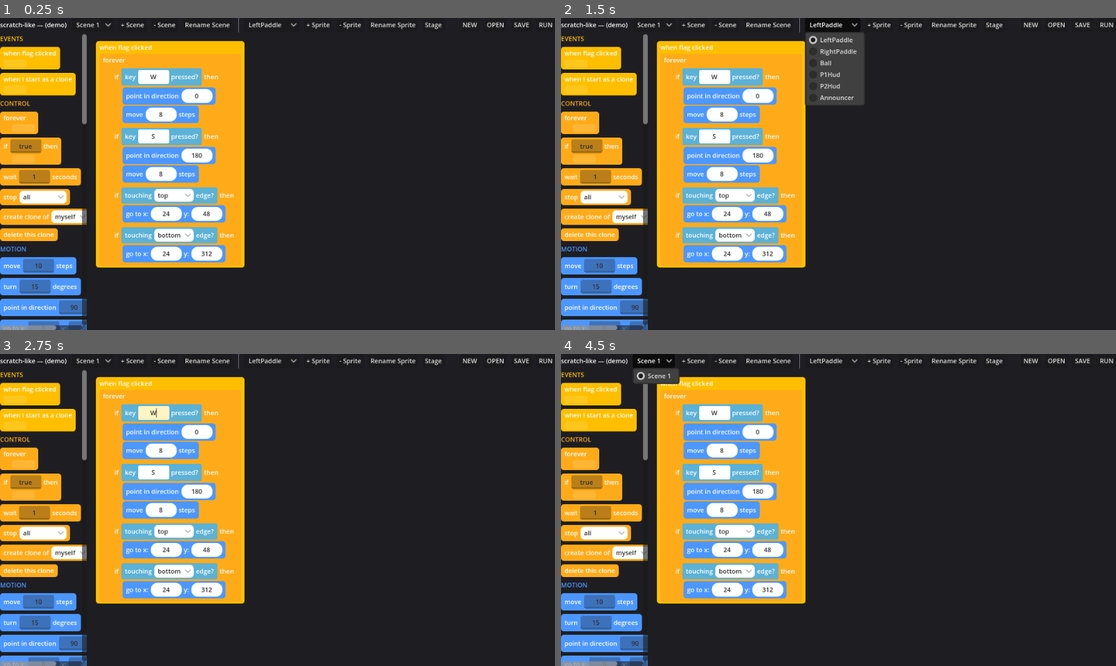
Above: before the commit, frames 1-4 (two rows, left to right).
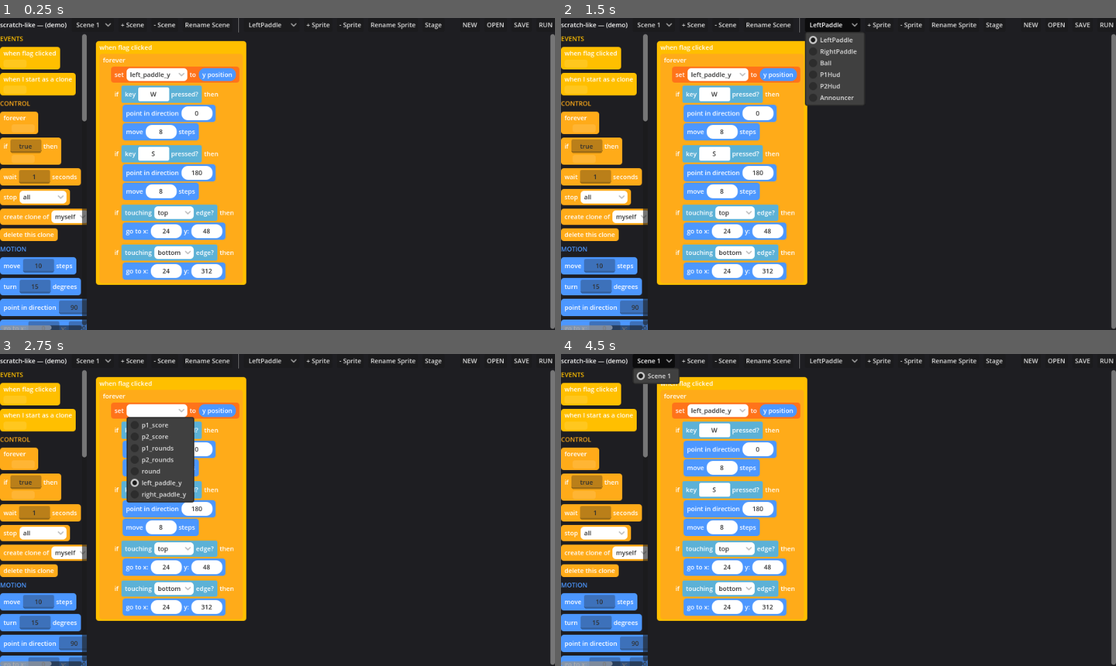
Above: after the commit, the same moments.

Repository: nedink/scratch-like
Game: Godot game, scene res://editor.tscn
Two runs of this game, one before a commit and one after it. Both use one fixed random seed, a clock stepped at 60 frames per second and the inputs below.
Inputs (mouse positions are in pixels of both pictures, inside the frame that each line leads up to):
- Up to frame 1 (0.25 s): no input
- Up to frame 2 (1.5 s): click "- Scene" at 0.5 s; click "LeftPaddle" at 1.25 s
- Up to frame 3 (2.75 s): click (155, 410) at 2 s, where only the run after the commit has a clickable "left_paddle_y"
- Up to frame 4 (4.5 s): click "NEW" at 2.75 s; click "NEW" at 3.5 s; click "Scene 1" at 4.25 s

The runs differ from the first frame. In frame 1, 13% of the frame differs, in the area x 9-100%, y 5-100%; in frame 2, 13%; in frame 3, 13%; in frame 4, 13%.

Commit message:
M36: curved (convex) paddle bounce in the demo
The Pong paddles now deflect the ball as if convex (bulging toward the
centre): the rebound angle tracks where the ball strikes — centre goes
straight back, an end deflects steeply toward that end. Demo-only
follow-on to M35 using existing opcodes (no new opcode / data-shape /
runtime / editor change).

Each paddle relays its centre y into a global (left_paddle_y /
right_paddle_y) every tick, since y_position reads the running sprite.
The ball reads the offset of its own y from the paddle's relayed y and
aims off straight-back by offset * PADDLE_BOUNCE_CURVE (0.9 deg/px):
LEFT -> 90 + offset*curve, RIGHT -> 270 - offset*curve. M35's sign-gate
and go_to nudge are kept; the gated angle range stays heading-away, so
no double-flip/stick.

Co-Authored-By: Claude Opus 4.8 (1M context) <noreply@anthropic.com>

Diff:
--- a/scripts/pong_scripts.gd
+++ b/scripts/pong_scripts.gd
@@ -32,6 +32,13 @@
 const ROUNDS_TO_WIN := 2
 ## Serve angle = straight across (90 = right, 270 = left) ± a random spread.
 const SERVE_SPREAD := 45.0
+## Curved-paddle bounce: the paddles deflect the ball as if they were convex (bulging
+## toward the centre of the playfield), so the outgoing angle depends on *where* the ball
+## hits — centre sends it straight back, the ends deflect it steeply toward that end (the
+## surface normal of a bulge tilts away from centre). This is degrees of deflection per
+## pixel the ball's centre is offset from the paddle's centre; at the extreme reach
+## (paddle half-height 48 + ball half 8 = 56px) that's ~50° off straight, never vertical.
+const PADDLE_BOUNCE_CURVE := 0.9
 
 
 ## The project's variable model (Milestone 18): the single declaration of every variable's
@@ -58,6 +65,12 @@
 		{"name": "p2_rounds", "value": 0, "scope": "global"},
 		{"name": "round", "value": 0, "scope": "global"},  # only `change`d, never read (vestigial)
 		{"name": "speed", "value": 0, "scope": "Ball"},     # set to BALL_SPEED by a block in ball()
+		# Each paddle publishes its centre y here every tick (a `set` block in _paddle), so the
+		# ball — a different sprite — can read the paddle's position for the curved bounce below.
+		# (y_position reports the *running* sprite, so a global relay is how one sprite tells
+		# another where it is.) Global so the ball can see them.
+		{"name": "left_paddle_y", "value": 0, "scope": "global"},
+		{"name": "right_paddle_y", "value": 0, "scope": "global"},
 	]
 
 
@@ -139,10 +152,14 @@
 ## A keyboard-driven paddle: move on its vertical rail while a key is held, and
 ## clamp back onto the playfield at the top and bottom. `rail_x` is the fixed x,
 ## so the clamp targets are literals.
-static func _paddle(up_key: String, down_key: String, rail_x: float) -> Array:
+static func _paddle(up_key: String, down_key: String, rail_x: float, y_var: String) -> Array:
 	return [
 		_hat([
 			_forever([
+				# Publish our centre y so the ball can read where this paddle is (see the curved
+				# bounce in ball()). y_position reports this running sprite — the paddle — so this
+				# global is the relay one sprite uses to tell another its position.
+				_set_var(y_var, _ypos()),
 				_if(_key_pressed(up_key), [
 					_point(0),  # up
 					_move(PADDLE_SPEED),
@@ -161,11 +178,11 @@
 static func left_paddle() -> Array:
 	# Key names are Godot's canonical keycode-name strings (see
 	# OS.find_keycode_from_string), so "W"/"S"/"Up"/"Down", not "w"/"s".
-	return _paddle("W", "S", 24.0)
+	return _paddle("W", "S", 24.0, "left_paddle_y")
 
 
 static func right_paddle() -> Array:
-	return _paddle("Up", "Down", 456.0)
+	return _paddle("Up", "Down", 456.0, "right_paddle_y")
 
 
 ## The ball: serve from center, then forever move and reflect off the top/bottom
@@ -185,8 +202,17 @@
 				_move(_var("speed")),  # speed is a per-sprite local, set by the block above
 				# Bounce, expressed as blocks (M35) instead of the `point_in_direction "bounce"`
 				# runtime sentinel — faithful to _bounce's sign-based steering + position nudge:
-				#  * Reflect off a horizontal surface (top/bottom) -> 180 - direction; off a vertical
-				#    surface (the paddles) -> 360 - direction (point_in_direction wraps the result).
+				#  * The top/bottom WALLS reflect flat off a horizontal surface -> 180 - direction
+				#    (point_in_direction wraps the result).
+				#  * The PADDLES are CURVED (convex, bulging toward the centre of the playfield), so
+				#    they don't mirror the incoming angle — the outgoing angle depends on *where* the
+				#    ball strikes: a hit at the paddle's centre goes straight back (90 right / 270
+				#    left), a hit toward an end deflects steeply toward that end, because a bulge's
+				#    surface normal tilts away from centre. We read the offset of the ball's centre
+				#    from the paddle's centre (ball y_position - the paddle's relayed y) and add it,
+				#    scaled by PADDLE_BOUNCE_CURVE, to the straight-back direction: LEFT paddle ->
+				#    90 + offset*curve (negative offset = hit high -> up-right; positive = low ->
+				#    down-right); RIGHT paddle -> 270 - offset*curve (mirror). See _paddle_bounce_dir.
 				#  * The inner `if` gates the flip on the *sign* of the motion (only reflect if heading
 				#    INTO the surface), so re-triggering next frame can't double-flip the ball into a
 				#    stick — exactly what _bounce's absf() steering guarantees. Direction here is Scratch
@@ -205,11 +231,11 @@
 					_go_to(_xpos(), 344),
 				]),
 				_if(_touching("LeftPaddle"), [
-					_if(_gt(_dir(), 180), [_point(_sub(360, _dir()))]),
+					_if(_gt(_dir(), 180), [_point(_add(90, _paddle_bounce_dir("left_paddle_y")))]),
 					_go_to(48, _ypos()),
 				]),
 				_if(_touching("RightPaddle"), [
-					_if(_lt(_dir(), 180), [_point(_sub(360, _dir()))]),
+					_if(_lt(_dir(), 180), [_point(_sub(270, _paddle_bounce_dir("right_paddle_y")))]),
 					_go_to(432, _ypos()),
 				]),
 				_if(_edge("left"), [  # passed left -> Player 2 scores, re-serve right
@@ -243,6 +269,18 @@
 
 static func _serve_left() -> Dictionary:
 	return _add(270.0, _random(-SERVE_SPREAD, SERVE_SPREAD))
+
+
+## The curved-paddle deflection (an expression, like the serve angles): how far off
+## straight-back the bounce should aim, given where the ball struck the paddle. It is the
+## ball's centre offset from the paddle's centre (ball y_position minus the paddle's relayed
+## centre y, read from `paddle_y_var`) times PADDLE_BOUNCE_CURVE. A hit above the paddle
+## centre is a negative offset (the screen y grows downward), so for the LEFT paddle
+## `90 + offset*curve` aims up-right, and a hit below aims down-right; the RIGHT paddle uses
+## `270 - offset*curve` for the mirror. This is what makes the paddle act convex: the angle
+## tracks the contact point, not the incoming direction.
+static func _paddle_bounce_dir(paddle_y_var: String) -> Dictionary:
+	return _mul(_sub(_ypos(), _var(paddle_y_var)), PADDLE_BOUNCE_CURVE)
 
 
 ## The blocks that run when a player takes a round (the body of the round-end `if`).
Not shown, changed: CLAUDE.md
Not shown, changed: HANDOFF.md
